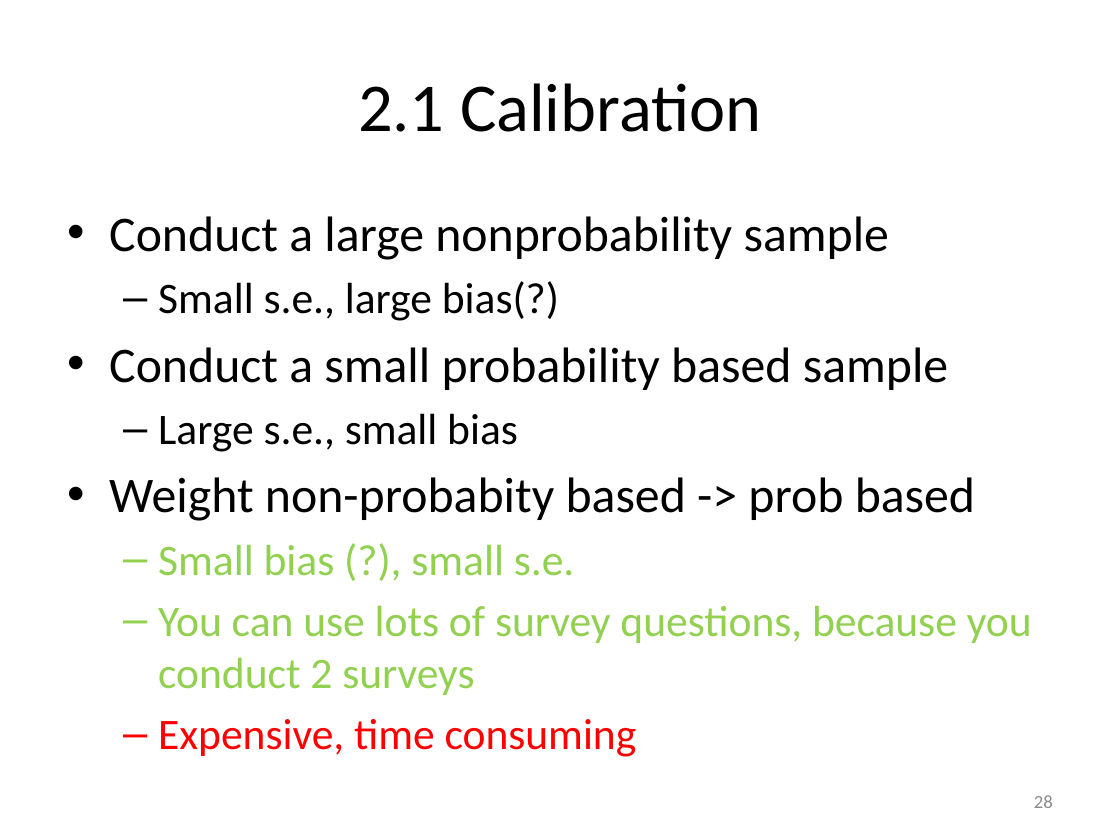
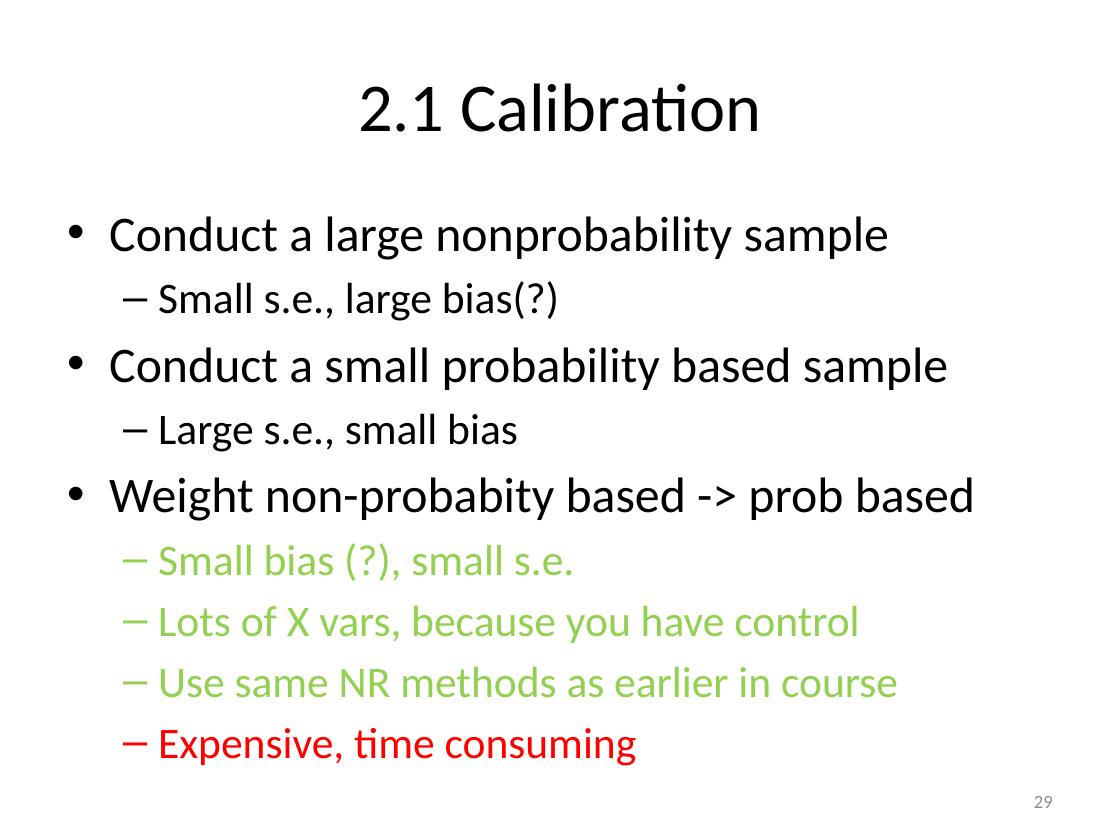
Before and after one commit to peterlugtig/peterlugtig.github.io, a slide deck: slide 29 of static/files/SDA/week13/lecture_week_13.pptx (slide 28 before the commit). Drawn at 1120x840 pixels with LibreOffice and Linux fonts; fonts in the diff are those of the drawing. Boxes give left, top, right and bottom in pixels: in the first picture for what was removed or moved away, otherwise in the second. Text is boxed around its words. In the diff, an @@ line names an element or a change of style, - is before the commit and + after.

```diff
--- a/static/files/SDA/week13/lecture_week_13.pptx
+++ b/static/files/SDA/week13/lecture_week_13.pptx
@@ text at <box>158,605,898,698</box>: text changed @@
-  – You can use lots of survey questions, because you conduct 2 surveys
+  – Lots of X vars, because you have control
+  – Use same NR methods as earlier in course
@@ page number at <box>1034,796,1053,808</box>: text changed @@
-28
+29
```
Also in this commit, not shown: 22 other slides changed, 1 slide added, 3 other files.
